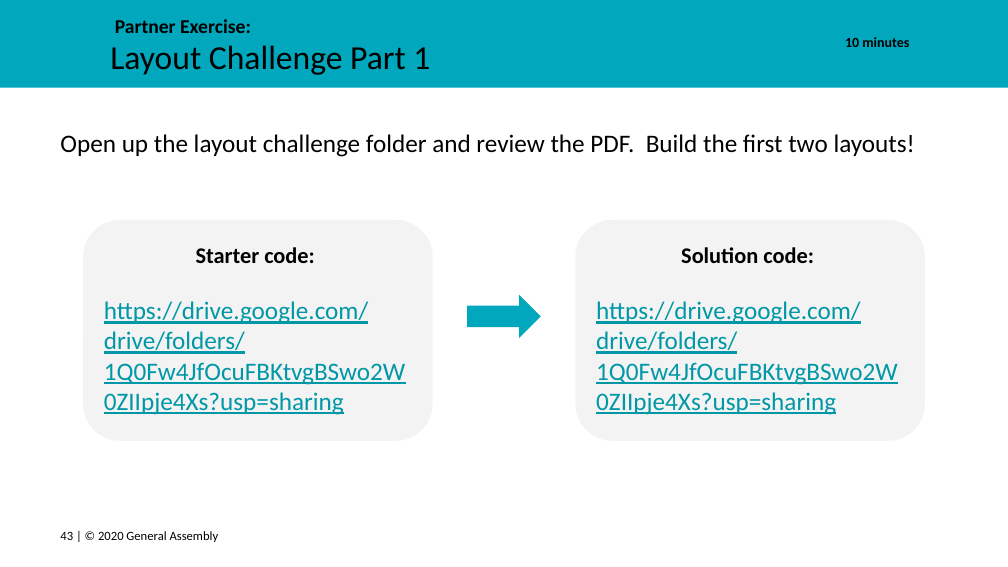
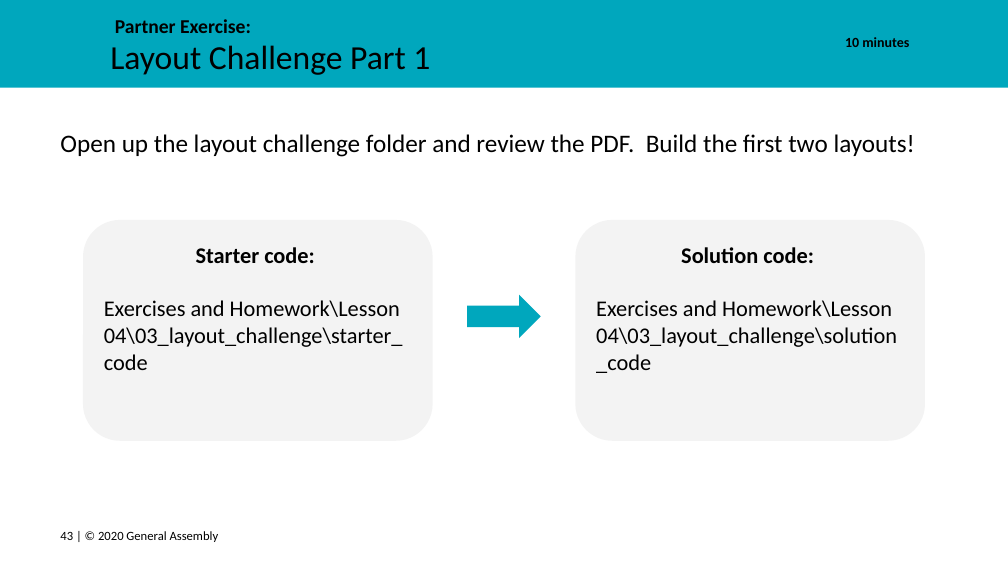
Before and after one commit to FEWD2022/Curriculum011822, a slide deck: slide 43 of Lesson Decks/04 Flexbox - FEWD 3.2.pptx. Drawn at 1008x567 pixels with LibreOffice and Linux fonts; fonts in the diff are those of the drawing; background and template pictures are left out. Boxes give left, top, right and bottom in pixels: in the first picture for what was removed or moved away, otherwise in the second. Text is boxed around its words. In the diff, an @@ line names an element or a change of style, - is before the commit and + after.

Commit message:
Updated links to exercises

```diff
--- a/Lesson Decks/04 Flexbox - FEWD 3.2.pptx
+++ b/Lesson Decks/04 Flexbox - FEWD 3.2.pptx
@@ text in rounded rectangle at (x1=104, y1=300, x2=403, y2=370): text changed; size 18 to 16 pt; text colour #0097A7 to #000000 @@
-https://drive.google.com/drive/folders/1Q0Fw4JfOcuFBKtvgBSwo2W0ZIIpje4Xs?usp=sharing
+Exercises and Homework\Lesson 04\03_layout_challenge\starter_code
@@ text in rounded rectangle at (x1=596, y1=300, x2=897, y2=373): text changed; size 18 to 16 pt; text colour #0097A7 to #000000 @@
-https://drive.google.com/drive/folders/1Q0Fw4JfOcuFBKtvgBSwo2W0ZIIpje4Xs?usp=sharing
+Exercises and Homework\Lesson 04\03_layout_challenge\solution_code
```
Also in this commit, not shown: 2 other slides changed, 1 slide removed.
